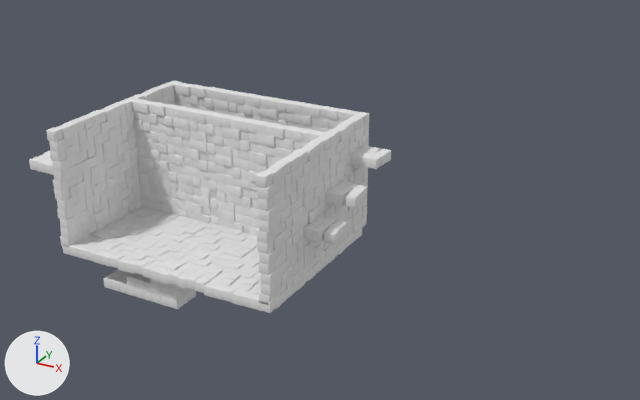
Before and after pictures for a commit that changed the FBX model Assets/Modelos/Niveles/Nivel 2.fbx.
Rendered twice from a camera (50 mm lens) standing at (14.9, -71.3, 39.5) and looking at (-22.1, -4.1, 5.9). Arrows for +X, +Y and +Z are at lower left; the lights stay in place. Where no turn or scale is listed for an object, it has been applied to the vertices.

Objects in the first picture: 'Pared derecha.001', 'Pared fronta', 'Pared izquierda', 'Pared trasera', 'Piso', 'Plataforma piso 2', 'plano alto 1', 'plano alto 2', 'plano bajo 1', 'plano medio 1'.
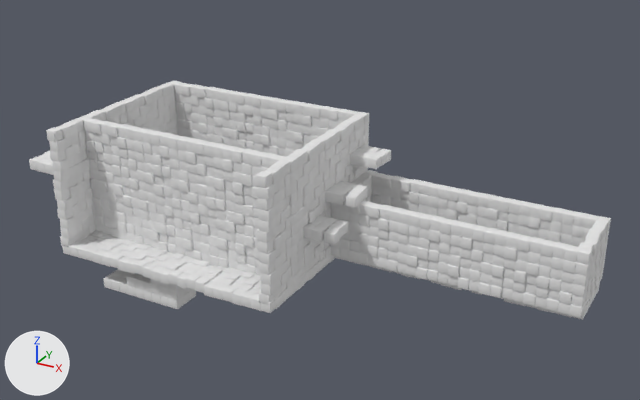
Pixel boxes (x1, y1, x2, y2) of what changed, in the pictures (640 x 400 px):
'Pared izquierda', moved: before (132, 97, 336, 253); after (77, 117, 298, 285)
'Pared izquierda_L_Lib.001', added: after (330, 201, 592, 318)
    faces in mat_material_003 (white #e7e7e7): (387, 207, 592, 318)
    faces in mat_material_002 (white #e7e7e7): (330, 201, 521, 300)
'Pared derecha_L_Lib.001', added: after (364, 170, 611, 281)
    faces in mat_material_003 (white #e7e7e7): (418, 181, 611, 281)
    faces in mat_material_002 (white #e7e7e7): (364, 170, 544, 238)
'Pared trasera_L_Lib.001', added: after (579, 220, 608, 304)
'Piso_L_Lib.001', added: after (335, 256, 600, 320)
    faces in mat_material_003 (white #e7e7e7): (391, 271, 600, 320)
    faces in mat_material_002 (white #e7e7e7): (335, 256, 515, 304)
'Pared frontal_L_Lib.001', added: after (350, 173, 372, 202)

Diff of the bpy script that builds the scene:
```diff
--- a/Assets/Modelos/Niveles/Nivel 2.fbx.py
+++ b/Assets/Modelos/Niveles/Nivel 2.fbx.py
@@ mat_material_003 @@
+mat_material_003 = principled_material('Material.003')
+mat_material_003.base_color = (0.8, 0.8, 0.8)  # white #e7e7e7
+mat_material_003.roughness = 0.69
@@ mat_material_002 @@
+mat_material_002 = principled_material('Material.002')
+mat_material_002.base_color = (0.8, 0.8, 0.8)  # white #e7e7e7
+mat_material_002.roughness = 0.69
@@ mat_material_004 @@
+mat_material_004 = principled_material('Material.004')
+mat_material_004.base_color = (0.8, 0.8, 0.8)  # white #e7e7e7
+mat_material_004.roughness = 0.69
@@ me_cube_024 @@
+me_cube_024.from_pydata(...)  # 8012 vertices, 7775 faces; spans x -12.0..12.0, y -3.0..3.0, z -0.7..0.7
+# faces by material slot: [3887, 3888]
+me_cube_024.materials.append(mat_material_002)  # white #e7e7e7
+me_cube_024.materials.append(mat_material_003)  # white #e7e7e7
@@ me_cube_022 @@
+me_cube_022.from_pydata(...)  # 8012 vertices, 7775 faces; spans x -12.0..12.0, y -0.7..0.7, z -3.0..3.0
+# faces by material slot: [3887, 3888]
+me_cube_022.materials.append(mat_material_002)  # white #e7e7e7
+me_cube_022.materials.append(mat_material_003)  # white #e7e7e7
@@ me_cube_021 @@
+me_cube_021.from_pydata(...)  # 2009 vertices, 1944 faces; spans x -0.66..0.67, y -3.0..3.0, z -3.0..3.0
+me_cube_021.materials.append(mat_material_004)  # white #e7e7e7
@@ ob_pared_izquierda @@
 ob_pared_izquierda = bpy.data.objects.new('Pared izquierda', me_cube_017)
-ob_pared_izquierda.location = (-33.0, -3.5, 3.28)
+ob_pared_izquierda.location = (-33.0, -10.65, 3.28)
@@ ob_piso_l_lib_001 @@
+ob_piso_l_lib_001 = bpy.data.objects.new('Piso_L_Lib.001', me_cube_024)
+ob_piso_l_lib_001.location = (-9.0, 0.0, 0.0)
@@ ob_pared_izquierda_l_lib_001 @@
+ob_pared_izquierda_l_lib_001 = bpy.data.objects.new('Pared izquierda_L_Lib.001', me_cube_022)
+ob_pared_izquierda_l_lib_001.location = (-9.0, -3.5, 3.28)
@@ ob_pared_frontal_l_lib_001 @@
+ob_pared_frontal_l_lib_001 = bpy.data.objects.new('Pared frontal_L_Lib.001', me_cube_021)
+ob_pared_frontal_l_lib_001.location = (-20.56, 0.0, 3.29)
@@ ob_pared_derecha_l_lib_001 @@
+ob_pared_derecha_l_lib_001 = bpy.data.objects.new('Pared derecha_L_Lib.001', me_cube_022.copy())
+ob_pared_derecha_l_lib_001.location = (-9.0, 3.5, 3.28)
@@ ob_pared_trasera_l_lib_001 @@
+ob_pared_trasera_l_lib_001 = bpy.data.objects.new('Pared trasera_L_Lib.001', me_cube_021.copy())
+ob_pared_trasera_l_lib_001.location = (2.44, 0.0, 3.29)
```
